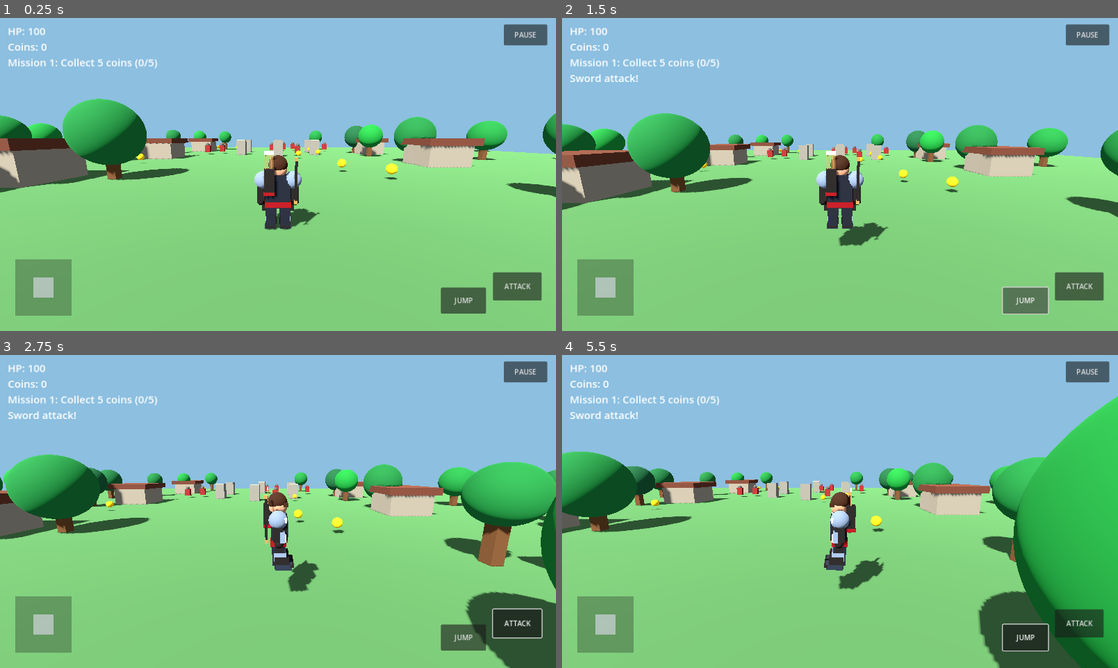
Above: before the commit, frames 1-4 (two rows, left to right).
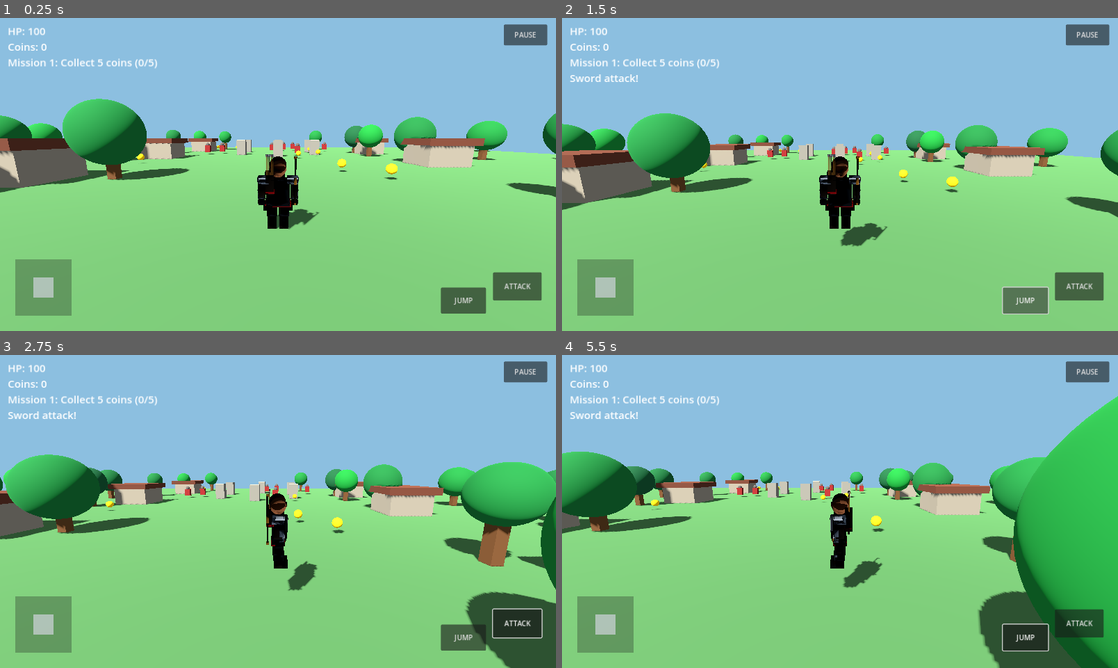
Above: after the commit, the same moments.

Repository: gaurabfoodies-tech/Game
Game: Godot game, scene res://main.tscn
Same seed, same stepped clock (60 frames per second), same inputs: the game is played once before the commit and once after it.
Inputs (mouse positions are in pixels of both pictures, inside the frame that each line leads up to):
- Up to frame 1 (0.25 s): no input
- Up to frame 2 (1.5 s): click "ATTACK" at 0.5 s; click "JUMP" at 1.25 s
- Up to frame 3 (2.75 s): move the mouse to (400, 495) at 2.02 s; hold Right (ui_right) from 2.03 s (still down); hold R from 2.03 s (still down); click (400, 495) at 2.17 s; tap Space at 2.27 s
- Up to frame 4 (5.5 s): release Right (ui_right) at 2.75 s; release R at 2.75 s; drag from (728, 527) to (812, 574) at 2.77 s; move the mouse to (895, 442) at 3.52 s; hold Right (ui_right) 3.53-4.25 s; hold R 3.53-4.25 s; drag from (812, 574) to (673, 464) at 4.27 s; move the mouse to (1006, 558) at 5.02 s; hold Left (ui_left) from 5.03 s (still down); hold R from 5.03 s (still down); tap Space at 5.27 s

The runs differ from the first frame. In frame 1, 1.4% of the frame differs, in the area x 45-58%, y 42-68%; in frame 2, 1.4%, in the area x 45-59%, y 42-74%; in frame 3, 1.0%; in frame 4, 1.1%.

Commit message:
Use imported low-poly archer mesh in game

Diff:
--- a/main.gd
+++ b/main.gd
@@ -141,59 +141,14 @@
     hero.add_child(collider)
     hero_visual = Node3D.new()
     hero.add_child(hero_visual)
-    # Shadow Quest 3D: dark leather-and-steel fantasy archer.
-    var steel := Color(0.42, 0.47, 0.53)
-    var bright_steel := Color(0.72, 0.76, 0.79)
-    var dark_steel := Color(0.12, 0.15, 0.19)
-    var leather := Color(0.10, 0.085, 0.075)
-    var cloth := Color(0.09, 0.10, 0.13)
-    var red := Color(0.48, 0.045, 0.065)
-    var skin := Color(0.70, 0.49, 0.36)
-    var hair := Color(0.20, 0.105, 0.055)
-    var metal_trim := Color(0.58, 0.43, 0.22)
-    # Dark tunic and layered chest leather
-    _box(hero_visual, Vector3(0, 1.08, 0), Vector3(0.70, 0.82, 0.40), cloth)
-    _box(hero_visual, Vector3(0, 1.18, -0.225), Vector3(0.70, 0.62, 0.09), leather)
-    _box(hero_visual, Vector3(0, 1.12, -0.278), Vector3(0.10, 0.50, 0.035), steel)
-    # Long split tunic panels
-    _box(hero_visual, Vector3(-0.20, 0.66, -0.01), Vector3(0.30, 0.40, 0.38), cloth)
-    _box(hero_visual, Vector3(0.20, 0.66, -0.01), Vector3(0.30, 0.40, 0.38), cloth)
-    # Red waist belt and metal buckle
-    _box(hero_visual, Vector3(0, 0.78, -0.01), Vector3(0.77, 0.16, 0.45), red)
-    _box(hero_visual, Vector3(0, 0.79, -0.255), Vector3(0.18, 0.14, 0.045), metal_trim)
-    _box(hero_visual, Vector3(0, 0.79, -0.282), Vector3(0.09, 0.08, 0.025), dark_steel)
-    # Head, short brown hair, and a dark neck scarf
-    _sphere(hero_visual, Vector3(0, 1.78, 0), 0.265, skin)
-    _sphere(hero_visual, Vector3(0, 1.91, 0.015), 0.275, hair)
-    _box(hero_visual, Vector3(0, 1.84, -0.20), Vector3(0.43, 0.12, 0.16), hair)
-    _box(hero_visual, Vector3(0, 1.56, 0.03), Vector3(0.48, 0.16, 0.40), cloth)
-    # Layered metallic shoulder guards, vambraces, gloves, and knee-high boots
-    for side in [-1.0, 1.0]:
-        _sphere(hero_visual, Vector3(side * 0.43, 1.47, 0), 0.255, steel)
-        _box(hero_visual, Vector3(side * 0.44, 1.49, -0.08), Vector3(0.34, 0.13, 0.31), bright_steel)
-        _box(hero_visual, Vector3(side * 0.49, 1.12, 0), Vector3(0.22, 0.48, 0.25), leather)
-        _box(hero_visual, Vector3(side * 0.50, 1.03, -0.12), Vector3(0.25, 0.29, 0.12), steel)
-        _box(hero_visual, Vector3(side * 0.50, 0.99, -0.19), Vector3(0.20, 0.19, 0.05), bright_steel)
-        _sphere(hero_visual, Vector3(side * 0.50, 0.82, -0.03), 0.12, leather)
-        _box(hero_visual, Vector3(side * 0.22, 0.43, 0), Vector3(0.27, 0.63, 0.31), cloth)
-        _box(hero_visual, Vector3(side * 0.22, 0.37, -0.06), Vector3(0.29, 0.25, 0.34), steel)
-        _box(hero_visual, Vector3(side * 0.22, 0.20, -0.11), Vector3(0.31, 0.36, 0.40), leather)
-        _box(hero_visual, Vector3(side * 0.22, 0.08, -0.16), Vector3(0.33, 0.16, 0.48), dark_steel)
-        _box(hero_visual, Vector3(side * 0.22, 0.11, -0.405), Vector3(0.34, 0.08, 0.10), leather)
-    # Bow carried along the character's back (rear is +Z)
-    _box(hero_visual, Vector3(0.50, 1.50, 0.31), Vector3(0.07, 1.22, 0.07), leather)
-    _box(hero_visual, Vector3(0.50, 2.10, 0.31), Vector3(0.09, 0.10, 0.09), metal_trim)
-    _box(hero_visual, Vector3(0.50, 0.90, 0.31), Vector3(0.09, 0.10, 0.09), metal_trim)
-    # Quiver strapped diagonally across the back with visible arrow shafts
-    _box(hero_visual, Vector3(-0.24, 1.49, 0.30), Vector3(0.28, 0.70, 0.25), leather)
-    _box(hero_visual, Vector3(-0.24, 1.16, 0.30), Vector3(0.30, 0.10, 0.27), red)
-    for i in range(5):
-        var arrow_x := -0.34 + float(i) * 0.05
-        _box(hero_visual, Vector3(arrow_x, 1.98, 0.30), Vector3(0.025, 0.62, 0.025), metal_trim)
-        _box(hero_visual, Vector3(arrow_x, 2.27, 0.30), Vector3(0.055, 0.10, 0.035), bright_steel)
-    # Small belt pouches
-    _box(hero_visual, Vector3(-0.39, 0.65, -0.04), Vector3(0.16, 0.20, 0.20), leather)
-    _box(hero_visual, Vector3(0.39, 0.65, -0.04), Vector3(0.16, 0.20, 0.20), leather)
+    # Load the standalone low-poly archer mesh asset from assets/.
+    var archer_mesh := load("res://assets/shadow_archer.obj") as Mesh
+    if archer_mesh != null:
+        var archer_instance := MeshInstance3D.new()
+        archer_instance.mesh = archer_mesh
+        hero_visual.add_child(archer_instance)
+    else:
+        push_warning("Archer OBJ did not import; check assets/shadow_archer.obj")
     pivot = Node3D.new()
     pivot.position.y = 1.55
     hero.add_child(pivot)
